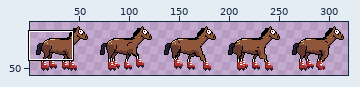
Sprite sheet -- Sprite Sheets/RollerSkate.png. The first picture is a wide view before the edit; the outline marks the close-up.
Close-up. The starting point:
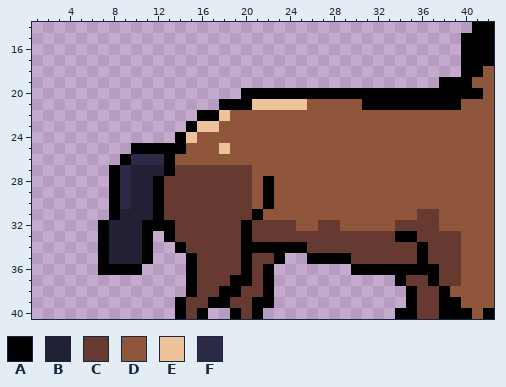
The file is 320x64 pixels. Shown: x 1..42, y 14..40. The wide view leaves out empty margins. The commit also changed other parts of the picture, which this record leaves out.
Palette (. is transparent): A #000000  B #222034  C #663931  D #8f563b  E #eec39a  F #2d2a48
Pixels before, first column x 7:
14 ..................................AA
15 .................................AAA
16 .................................AAA
17 .................................AAA
18 .................................AAD
19 ...............................AAADD
20 .............AAAAAAAAAAAAAAAAAAAAAAD
21 ...........AAAEEEEEDDDDDAAAAAAAAADDD
22 .........AAEDDDDDDDDDDDDDDDDDDDDDDDD
23 ........AEEDDDDDDDDDDDDDDDDDDDDDDDDD
24 .......AEDDDDDDDDDDDDDDDDDDDDDDDDDDD
25 ...AAAAADDDEDDDDDDDDDDDDDDDDDDDDDDDD
26 ..AFFFADDDDDDDDDDDDDDDDDDDDDDDDDDDDD
27 .AFBBBACCCCCCCDDDDDDDDDDDDDDDDDDDDDD
28 .AFBBACCCCCCCCDADDDDDDDDDDDDDDDDDDDD
29 .AFBBACCCCCCCCDADDDDDDDDDDDDDDDDDDDD
30 .AFBBACCCCCCCCDADDDDDDDDDDDDDDDDDDDD
31 .ABBBACCCCCCCCADDDDDDDDDDDDDDCCDDDDD
32 ABBBAAACCCCCCACCCCDDCCDDDDDCCCCDDDDD
33 ABBBA.ACCCCCCACCCCCCCCCCCCCAACCCCDDD
34 ABBBA..ACCCCCAAAAAACCCCCCCCCCACCCDDD
35 ABBBA...ACCCCACCA..AAAACCCCCCACCCDDD
36 AAAA....ACCCCACA.......AAAAAAAACCDDD
37 ........ACCCAACA...........ACCACCDDD
38 ........ACCAACCA............ACCADDDD
39 .......ACCAACCAA............ACCAADDD
40 .......ACA..ACA............AACCAAADA
Now the later version:
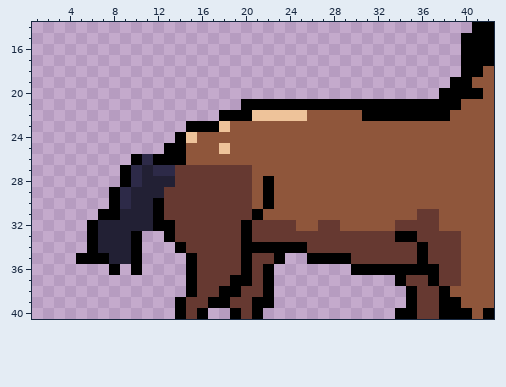
The edit:
{"y":19,"x":38,"old":"A","new":"."}
{"y":20,"x":20,"old":"AAAAAAAAAAAAAAAAAA","new":".................."}
{"y":21,"x":18,"old":"AA","new":".."}
{"y":21,"x":21,"old":"EEEEEDDDDD","new":"AAAAAAAAAA"}
{"y":22,"x":16,"old":"AAEDDDDDDD","new":"..AAAEEEEE"}
{"y":22,"x":31,"old":"DDDDDDDD","new":"AAAAAAAA"}
{"y":23,"x":16,"old":"EED","new":"AAE"}
{"y":25,"x":10,"old":"AAA","new":"..."}
{"y":26,"x":9,"old":"AF","new":".A"}
{"y":26,"x":12,"old":"F","new":"A"}
{"y":26,"x":14,"old":"D","new":"A"}
{"y":27,"x":8,"old":"AFB","new":".AF"}
{"y":27,"x":12,"old":"BA","new":"FF"}
{"y":28,"x":8,"old":"AFB","new":".AF"}
{"y":28,"x":12,"old":"AC","new":"BB"}
{"y":29,"x":12,"old":"A","new":"B"}
{"y":31,"x":7,"old":".","new":"A"}
{"y":32,"x":6,"old":".A","new":"AB"}
{"y":32,"x":11,"old":"A","new":"B"}
{"y":33,"x":6,"old":".A","new":"AB"}
{"y":33,"x":10,"old":"BA","new":"A."}
{"y":34,"x":6,"old":".A","new":"AB"}
{"y":34,"x":10,"old":"BA","new":"A."}
{"y":35,"x":5,"old":"..","new":"AA"}
{"y":35,"x":10,"old":"BA","new":"A."}
{"y":36,"x":7,"old":"A","new":"."}
{"y":36,"x":9,"old":"A","new":"."}
{"label":"changed","picture_box":[76,77,450,275]}
